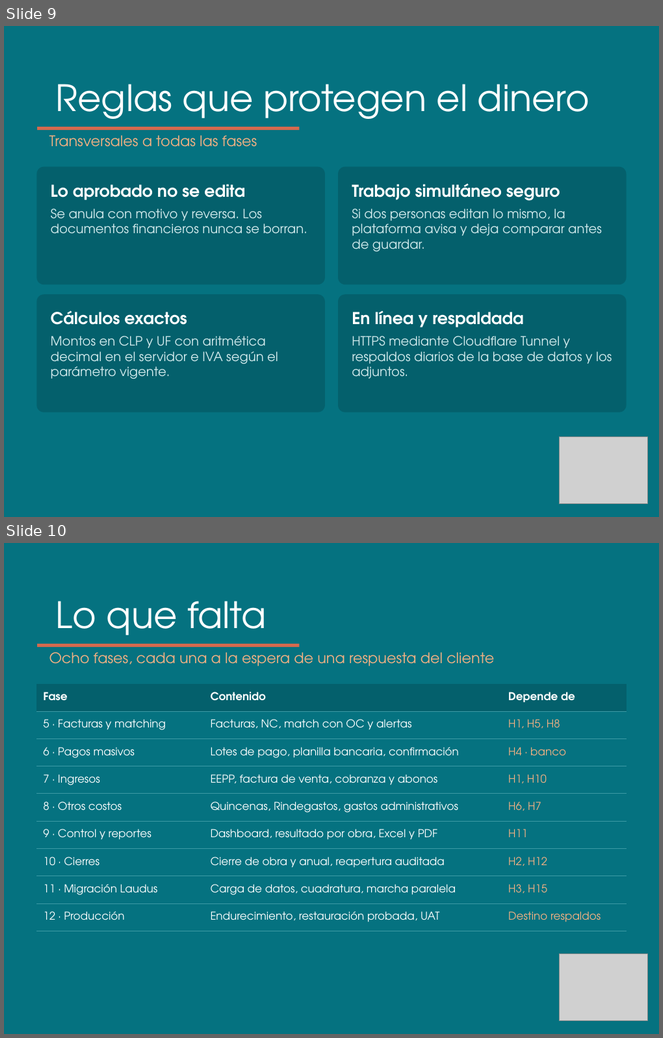
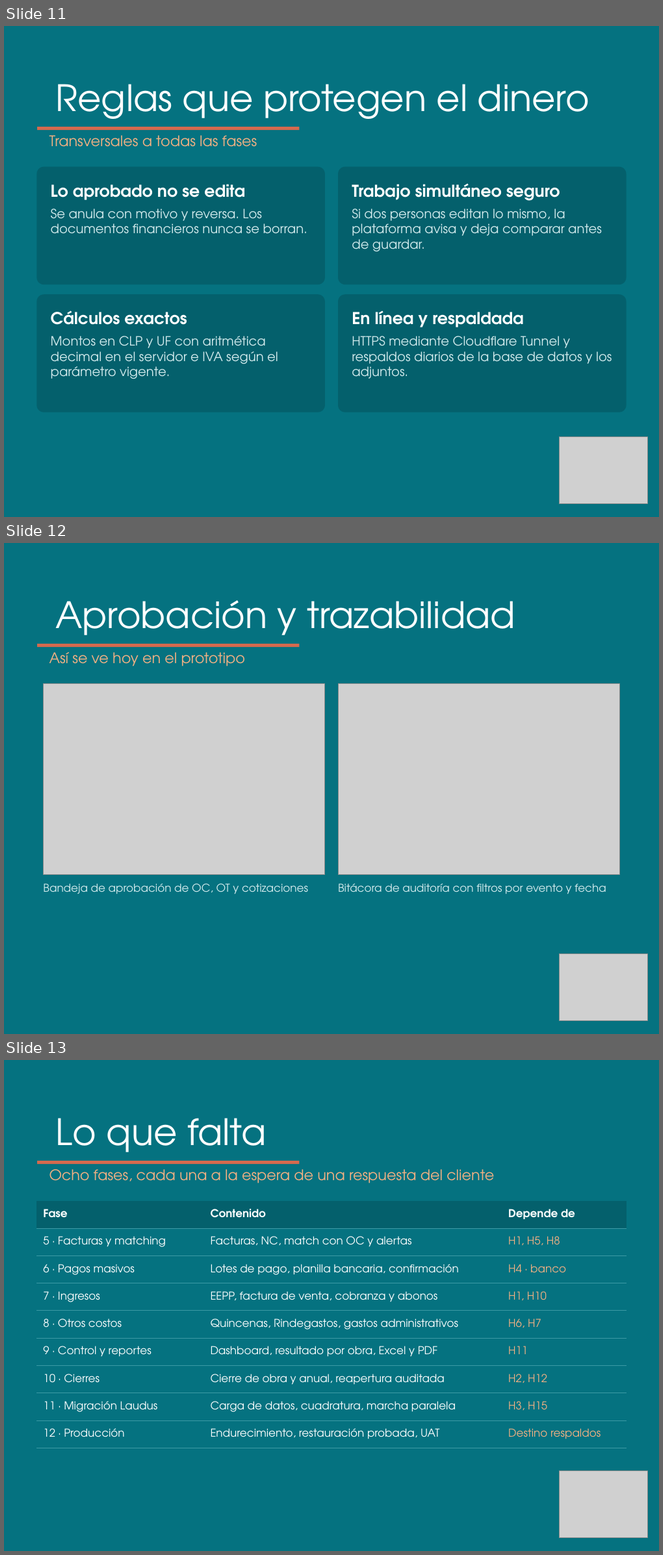
Before and after one commit to loreto2888/Nomade, a slide deck: docs/presentacion-1.pptx. Shown one above the other, each under a label of ours: slides 9 and 10 before the commit, slides 11, 12 and 13 after it. The pictures are 663x1038 and 663x1555 pixels, drawn with LibreOffice and Linux fonts; fonts in the diff are those of the drawing; grey boxes stand for pictures. Boxes give left, top, right and bottom in pixels: in the first picture for what was removed or moved away, otherwise in the second. Text is boxed around its words. In the diff, an @@ line names an element or a change of style, - is before the commit and + after.

Commit message:
Agregar capturas reales del prototipo a la presentación 1
Tres láminas nuevas con pantallas de obras, presupuesto, OT, OC, bandeja de aprobación y auditoría.

```diff
--- a/docs/presentacion-1.pptx
+++ b/docs/presentacion-1.pptx
@@ slide 12 added at [4, 543, 659, 1034], background #057280 @@
@@ title added at [55, 600, 516, 645], 40 pt, text #FFFFFF @@
+Aprobación y trazabilidad
@@ rectangle added at [37, 644, 300, 647], fill #D46A4E @@
@@ text added at [50, 652, 246, 667], 16 pt, text #F4B183 @@
+Así se ve hoy en el prototipo
@@ picture added at [43, 684, 325, 875] @@
@@ picture added at [338, 684, 620, 875] @@
@@ text added at [43, 884, 308, 895], 12 pt, text #D5ECEE @@
+Bandeja de aprobación de OC, OT y cotizaciones
@@ text added at [338, 884, 606, 895], 12 pt, text #D5ECEE @@
+Bitácora de auditoría con filtros por evento y fecha
@@ picture added at [559, 954, 648, 1021] @@
@@ what was slide 9 is now slide 11 @@
@@ what was slide 10 is now slide 13 @@
```
Also in this commit, not shown: 2 other slides added.
